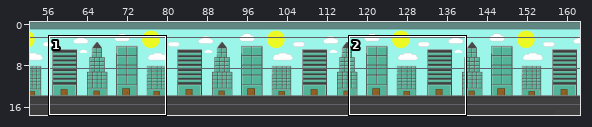
A Tiled map (JSON) gets an edit: public/tilemaps/Nivel1.json. Above: a wide view before the commit, with the close-up outlined.
Close-up. Old version:
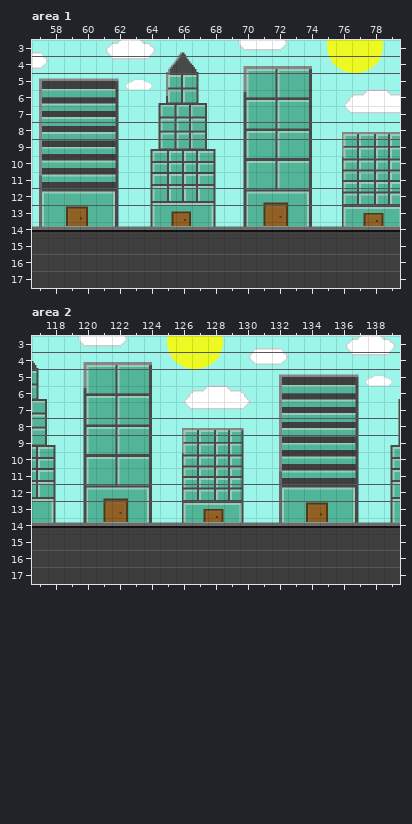
Cells are 32x33 px. Shown: area 1 x 57..79, y 3..17; area 2 x 117..139, y 3..17. The commit also changed other parts of the map, which this record leaves out. Layer "carteles" is drawn 9,37 px off the grid.
Now the later version:
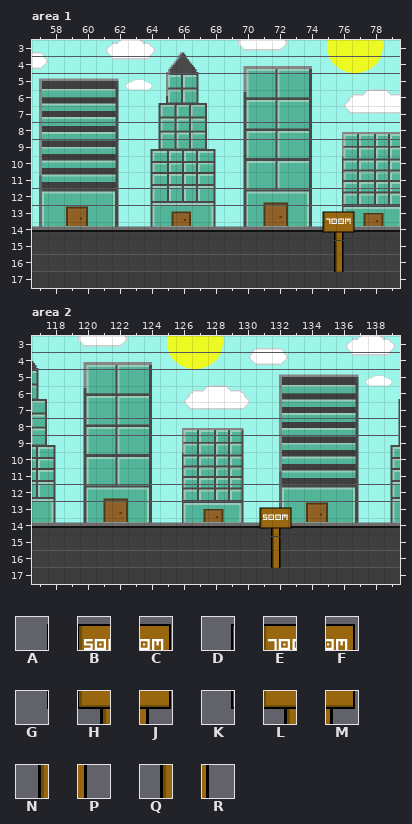
Key: from "carteles": A 12, B 13, C 14, D 18, E 19, F 20, G 41, H 42, J 43, K 47, L 48, M 49, N 71, P 72, Q 77, R 78.
_ is an empty cell.
Tiles of an added or newly shown layer are drawn over the layers below it.
Change:
Layer "carteles" (added), area 1:
y 12: x 74..76 ___ -> DEF
y 13: x 74..76 ___ -> KLM
y 14..15: x 75..76 __ -> QR
Layer "carteles" (added), area 2:
y 12: x 130..132 ___ -> ABC
y 13: x 130..132 ___ -> GHJ
y 14..15: x 131..132 __ -> NP
Where, in picture pixels (left, top, right, bottom), the same in both close-ups:
added: (322, 211, 355, 272)
added: (259, 507, 292, 568)
